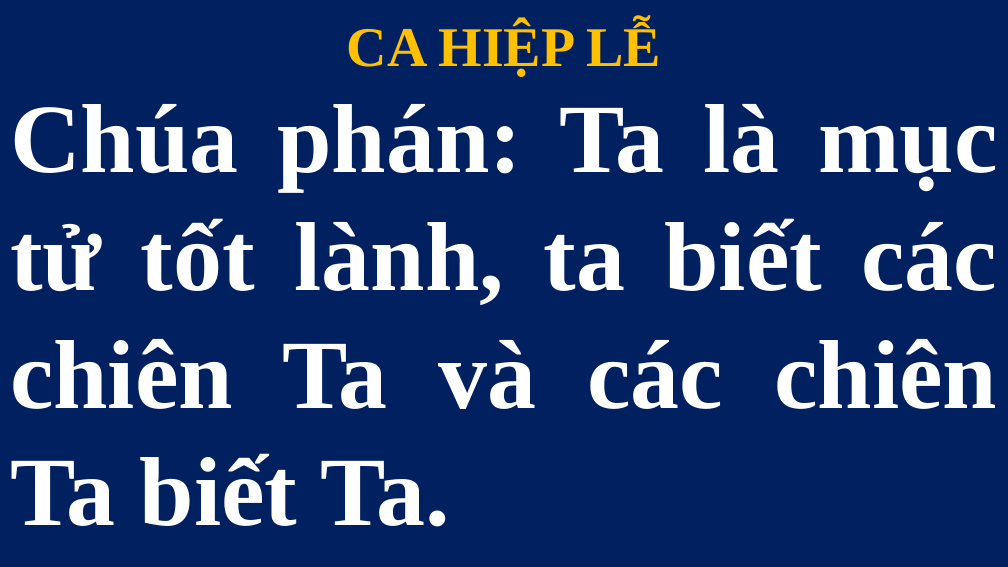
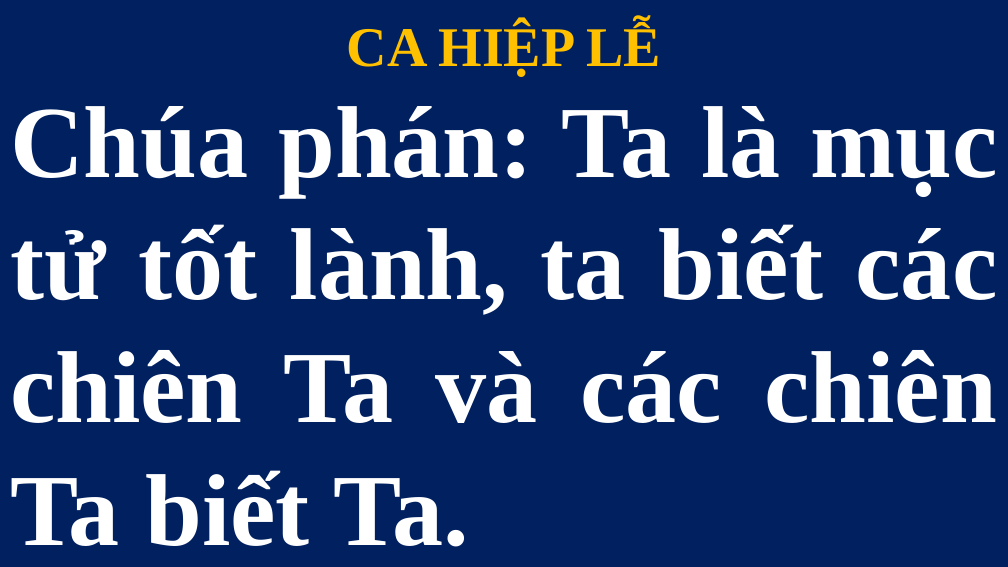
Before and after one commit to lythanhngodev64/SlideLe, a slide deck: slide 172 of Slide/Thứ Bảy - CN-25-TN 2026.pptx (slide 171 before the commit). Drawn at 1008x567 pixels with LibreOffice and Linux fonts; fonts in the diff are those of the drawing. Boxes give left, top, right and bottom in pixels: in the first picture for what was removed or moved away, otherwise in the second. Text is boxed around its words. In the diff, an @@ line names an element or a change of style, - is before the commit and + after.

```diff
--- a/Slide/Thứ Bảy - CN-25-TN 2026.pptx
+++ b/Slide/Thứ Bảy - CN-25-TN 2026.pptx
@@ title "Chúa phán: Ta là mục ..." at bbox=[10, 106, 998, 547]: size 70 to 73 pt @@
```
Also in this commit, not shown: 1 other slide changed, 1 slide added, 4 other files.
